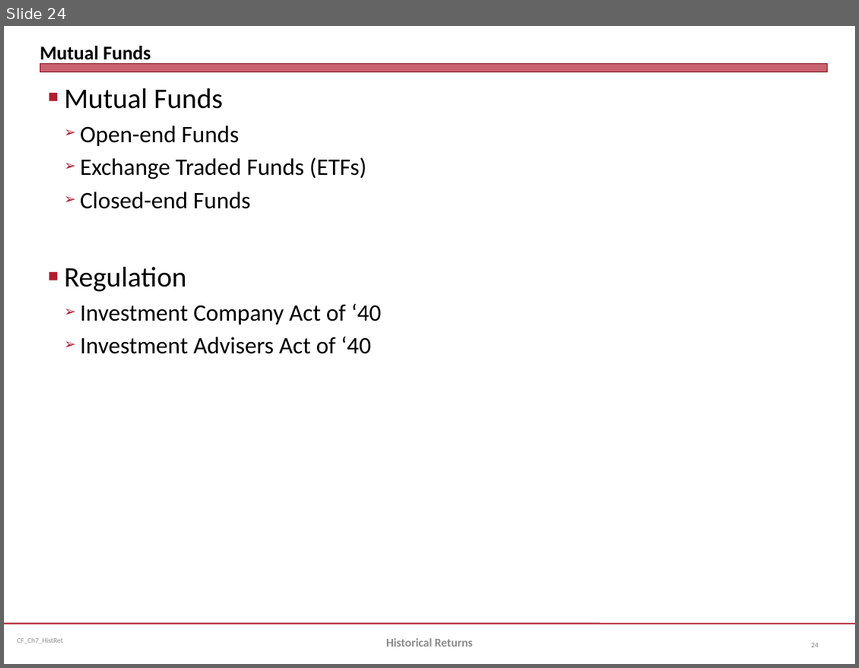
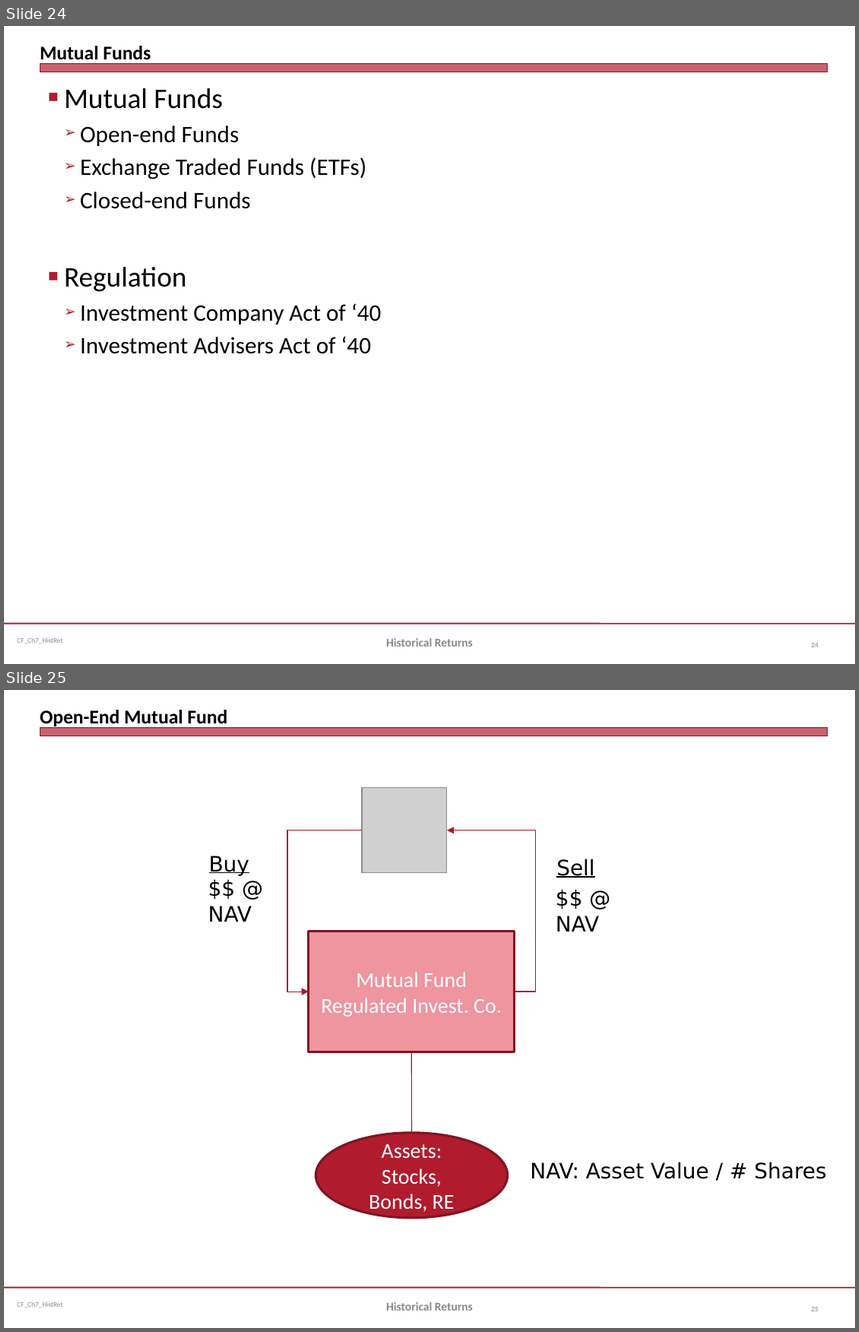
Before and after one commit to jmc877/Corporate-Finance, a slide deck: slides/CF_Ch7_HistRet_20.pptx. Shown one above the other, each under a label of ours: slide 24 before the commit, slides 24 and 25 after it. The pictures are 859x668 and 859x1332 pixels, drawn with LibreOffice and Linux fonts; fonts in the diff are those of the drawing; grey boxes stand for pictures. Boxes give left, top, right and bottom in pixels: in the first picture for what was removed or moved away, otherwise in the second. Text is boxed around its words. In the diff, an @@ line names an element or a change of style, - is before the commit and + after.

```diff
--- a/slides/CF_Ch7_HistRet_20.pptx
+++ b/slides/CF_Ch7_HistRet_20.pptx
@@ slide 25 added at <box>4,690,855,1328</box>, background #FFFFFF; not listed: 3 template elements that a slide beside it also shows @@
@@ title added at <box>40,710,227,728</box>, 16.5 pt, text #000000, bold @@
+Open-End Mutual Fund
@@ picture added at <box>363,788,448,873</box> @@
@@ elbow arrow added from (363, 831) to (309, 992), #B0182A 0.75 pt @@
@@ elbow arrow added from (515, 992) to (448, 831), #B0182A 0.75 pt @@
@@ text added at <box>209,856,249,876</box>, 18 pt, text #000000, underline @@
+Buy
@@ text added at <box>557,859,595,878</box>, 18 pt, text #000000, underline @@
+Sell
@@ text added at <box>208,906,252,922</box>, 18 pt, text #000000 @@
+$$ @
+NAV
@@ text added at <box>556,916,599,932</box>, 18 pt, text #000000 @@
+$$ @
+NAV
@@ rectangle added at <box>309,931,515,1053</box>, fill #EE95A0, outline #821522 2 pt, 18 pt, text #FFFFFF @@
+Mutual Fund
+Regulated Invest. Co.
@@ line added from (411, 1053) to (411, 1132), #B0182A 0.75 pt @@
@@ ellipse added at <box>316,1132,507,1217</box>, fill #B01C2E, outline #821522 2 pt, 18 pt, text #FFFFFF @@
+Assets: Stocks, Bonds, RE
@@ text added at <box>530,1162,826,1179</box>, 18 pt, text #000000 @@
+NAV: Asset Value / # Shares
@@ text added at <box>386,1303,473,1311</box>, 10 pt, text #898989, bold @@
+Historical Returns
@@ page number added at <box>811,1307,818,1312</box>, 6 pt, text #808080 @@
+25
```
Also in this commit, not shown: 1 slide changed, 2 other slides added, 3 other files.
